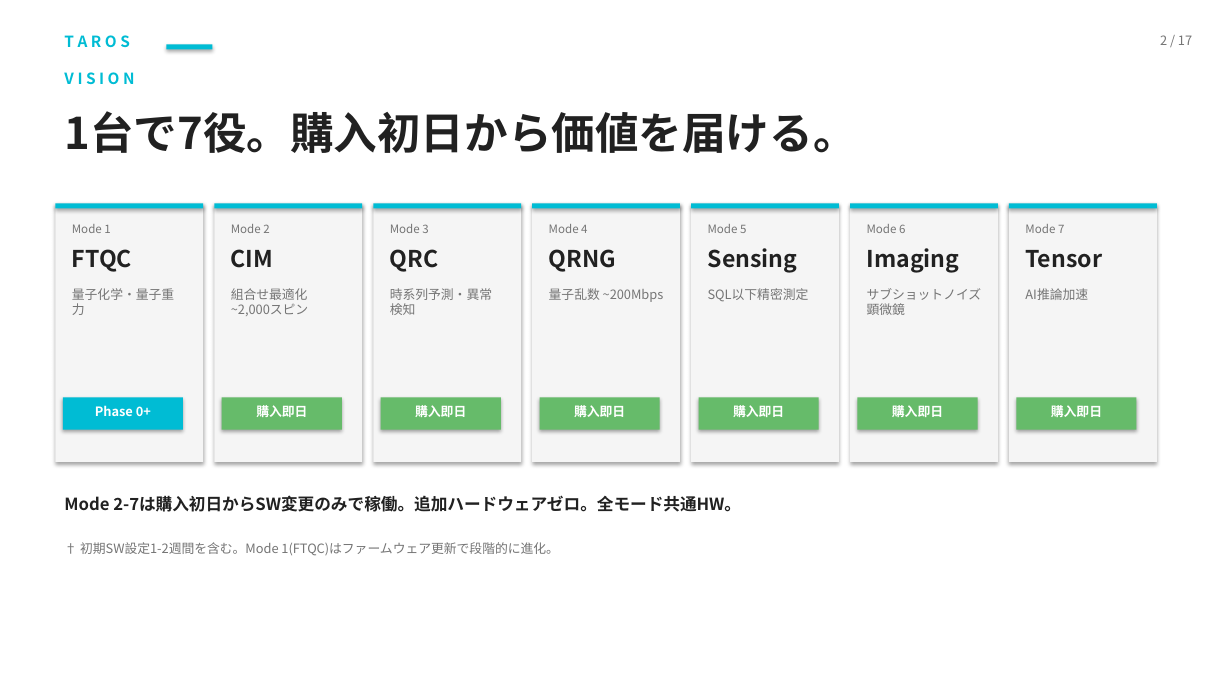
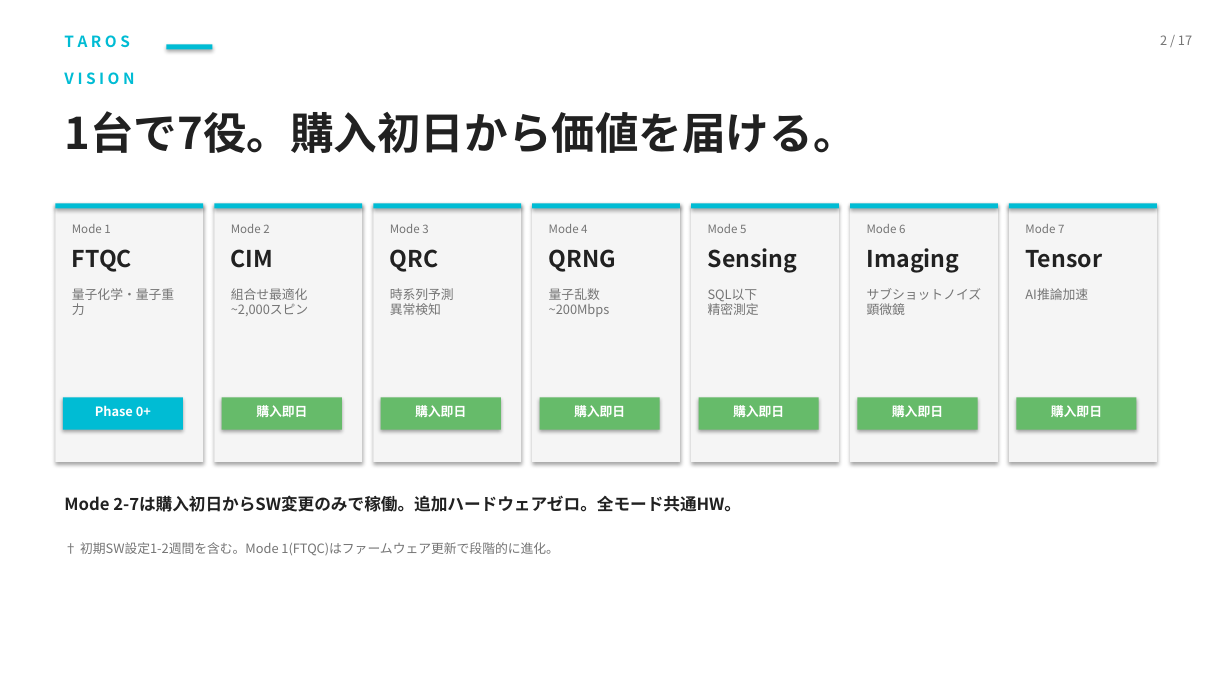
Before and after one commit to TomohiroTani28/Taros, a slide deck: slide 2 of assets/TAROS_Investor_Pitch_Revised.pptx. Drawn at 1232x693 pixels with LibreOffice and Linux fonts; fonts in the diff are those of the drawing. Boxes give left, top, right and bottom in pixels: in the first picture for what was removed or moved away, otherwise in the second. Text is boxed around its words. In the diff, an @@ line names an element or a change of style, - is before the commit and + after.

```diff
--- a/assets/TAROS_Investor_Pitch_Revised.pptx
+++ b/assets/TAROS_Investor_Pitch_Revised.pptx
@@ text at box(390, 288, 454, 315): text changed @@
-時系列予測・異常検知
+時系列予測
+異常検知
@@ text "量子乱数 ~200Mbps" rewrapped from box(549, 288, 664, 302) to box(549, 288, 610, 317) @@
@@ text at box(708, 289, 759, 315): spaces changed @@
-SQL以下精密測定
+SQL以下
+精密測定
```
Also in this commit, not shown: 16 other slides changed, 2 other files.
